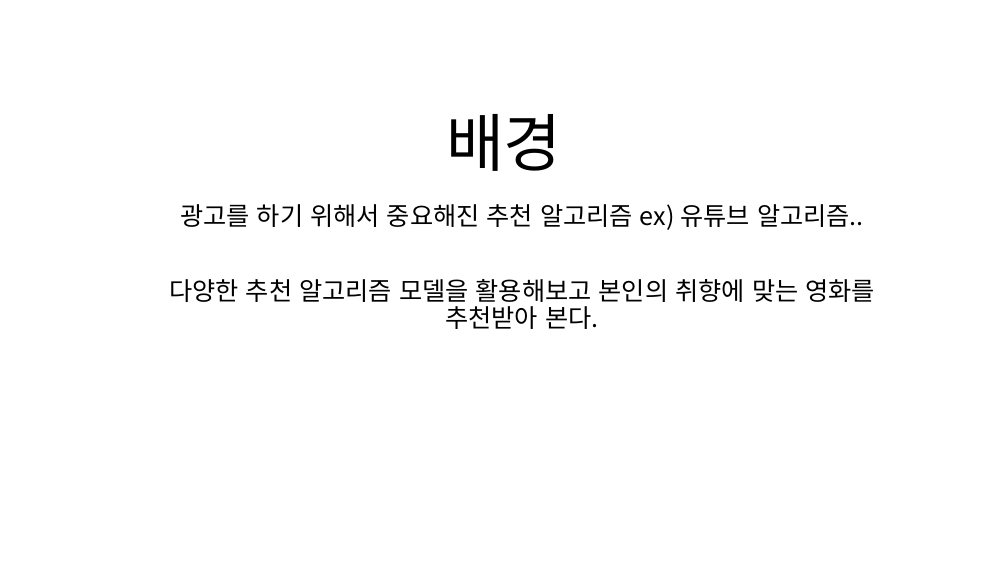
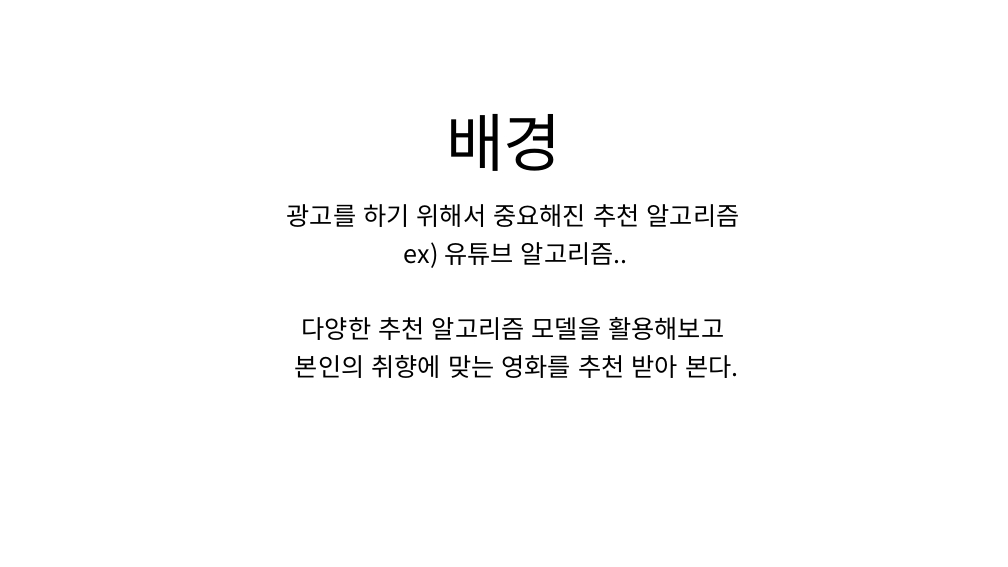
Before and after one commit to laits1/TIL, a slide deck: slide 2 of project/3) 파이널 프로젝트/다양한 추천 알고리즘을 활용한 영화 추천 시스템.pptx. Drawn at 1008x567 pixels with LibreOffice and Linux fonts; fonts in the diff are those of the drawing. Boxes give left, top, right and bottom in pixels: in the first picture for what was removed or moved away, otherwise in the second. Text is boxed around its words. In the diff, an @@ line names an element or a change of style, - is before the commit and + after.

```diff
--- a/project/3) 파이널 프로젝트/다양한 추천 알고리즘을 활용한 영화 추천 시스템.pptx
+++ b/project/3) 파이널 프로젝트/다양한 추천 알고리즘을 활용한 영화 추천 시스템.pptx
@@ subtitle at bbox=[287, 204, 740, 378]: text changed @@
-광고를 하기 위해서 중요해진 추천 알고리즘 ex) 유튜브 알고리즘..
-다양한 추천 알고리즘 모델을 활용해보고 본인의 취향에 맞는 영화를 추천받아 본다.
+광고를 하기 위해서 중요해진 추천 알고리즘
+ex) 유튜브 알고리즘..
+다양한 추천 알고리즘 모델을 활용해보고
+본인의 취향에 맞는 영화를 추천 받아 본다.
```
Also in this commit, not shown: 2 other slides changed, 3 slides added, 2 other files.
